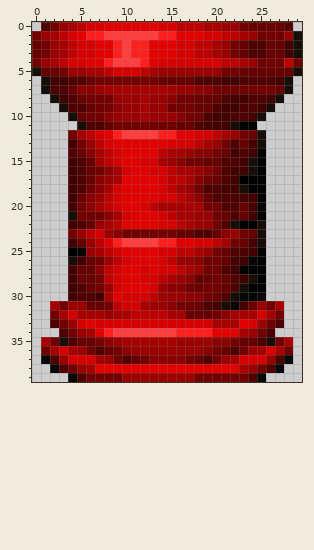
File history of a pixel-art sprite, sprites/col4a0.png. The first picture shows the starting point.
The file is 30x40 pixels.
Once edited:
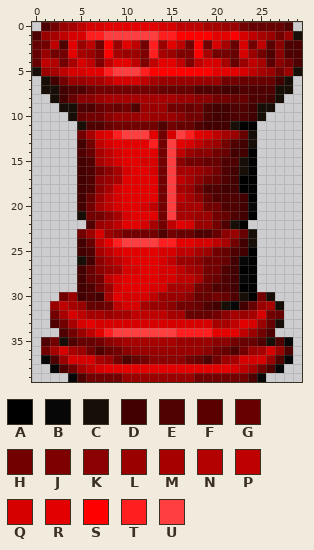
Palette (. is transparent): A #000000  B #070707  C #170f07  D #430000  E #4f0000  F #5b0000  G #670000  H #730000  J #7f0000  K #8b0000  L #9b0000  M #a70000  N #b30000  P #bf0000  Q #d70000  R #e30000  S #ff0000  T #ff1f1f  U #ff3f3f
Change:
Changed rows in their new state; - is an unchanged pixel.
first column x 0:
 1 E----Q----------SSSSRRSQPML---
 2 --PERLPHSLRPHTL-PHSHQMGQHPFKEE
 3 -LHHRMLJSMLLJTMLJJSMHHGQLHEKEE
 4 GPNHM-PJPRRPJPRRPJP--MGLPMFKHE
 5 -LMPQQRRTUUUTSSSSSSSRRRQPMLHL-
 6 ---HLLMMPQQQPMLLLLLLLHHGGGG---
 7 --CDEEGHHHHHHHGGGGEEEDDEEEEC--
 8 ----GKKLMMMM-MMMLLKKHHGG------
 9 ----C-EG-GHEL----GHED-E-DC----
11 --------------E---------------
12 ----.HM------RHQUTR----GC.----
13 ----.DH------THUR------DC.----
14 ----.EG-------HUP------DA.----
15 ----.DE-------HU-------CA.----
16 ----.DE-------HU-------CA.----
17 ----.DE-------HU---------.----
18 ----.DE-------HU-------A-.----
19 ----.DG-------HU--------A.----
20 ----.DH-------HU-------DB.----
21 ----.C--------HU-------DA.----
22 ----..E-----QMHPRQ------..----
23 ----.HL-------E--------GC.----
24 ----.DG----------------DC.----
25 ----.DE----------------DA.----
26 ----.CDKM--------------BA.----
27 ----.D--LMQQR------------.----
28 ----.D------RRQQPPMHGEDBA.----
29 ----.DE-------QMMMHGEEDA-.----
30 ---HLD------------GGHGECAHC---
31 --LPM---------------------MC--
32 -----P-----------------L--HG--
33 ----M-----------------P---GC--
34 ------P----------------P------
35 -E-------------------------EB-
36 ---------------------------LE-
38 -----MPQ--------------QPM-----
Boxes around the changes in both pictures, in picture pixels (x1, y1, x2, y2):
changed: (32, 31, 302, 373)
